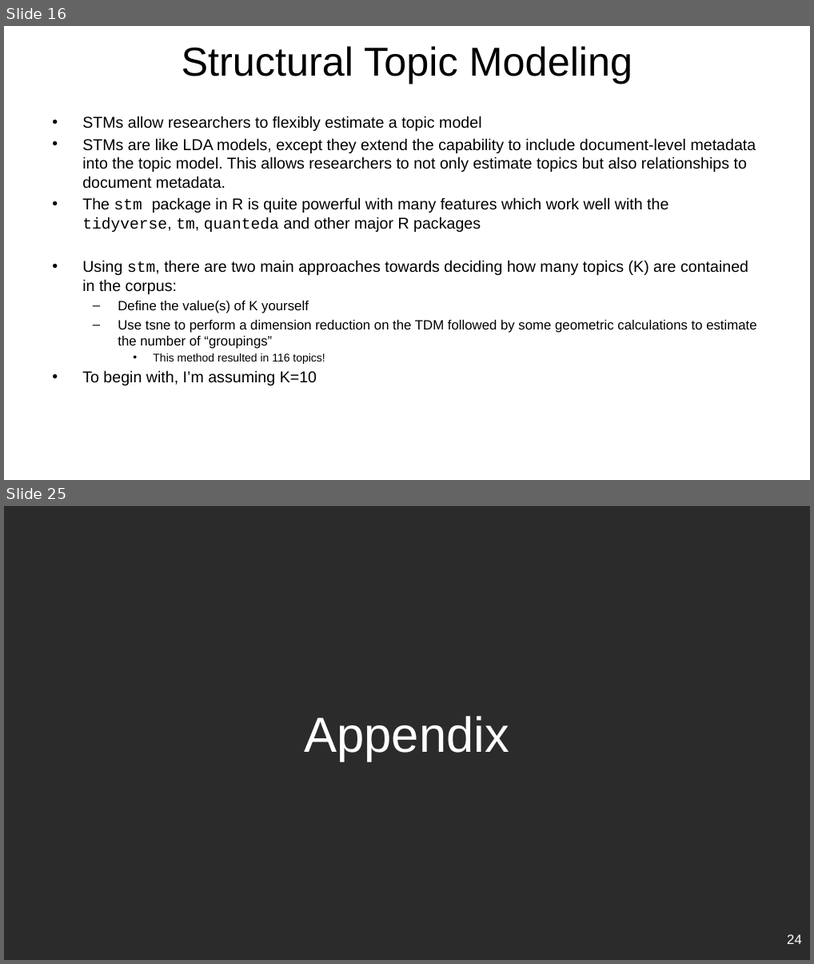
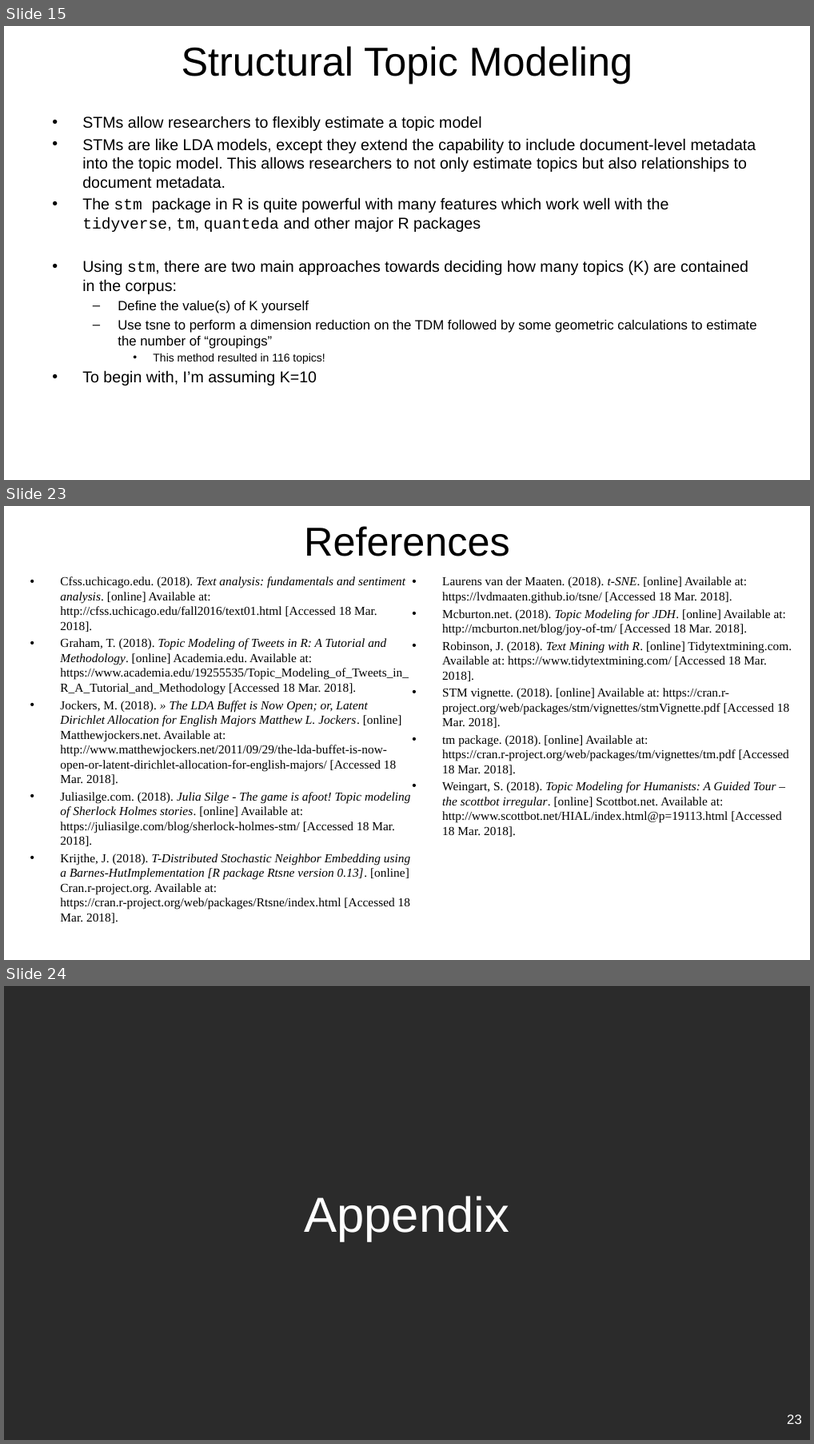
Before and after one commit to rsangole/453_TextAnalysis_FinalProject, a slide deck: reports/Final Report.pptx. Shown one above the other, each under a label of ours: slides 16 and 25 before the commit, slides 15, 23 and 24 after it; the slides between them are not shown. The pictures are 814x964 and 814x1444 pixels, drawn with LibreOffice and Linux fonts; fonts in the diff are those of the drawing; background and template pictures are left out; a plain dark background stands for a picture behind light text. Boxes give left, top, right and bottom in pixels: in the first picture for what was removed or moved away, otherwise in the second. Text is boxed around its words. In the diff, an @@ line names an element or a change of style, - is before the commit and + after.

```diff
--- a/reports/Final Report.pptx
+++ b/reports/Final Report.pptx
@@ slide 23 added at box(4, 506, 810, 960), background picture (left out) @@
@@ title added at box(304, 526, 510, 556), 36 pt, text #000000 @@
+References
@@ text added at box(60, 576, 792, 923), 11 pt, text #000000 @@
+• Cfss.uchicago.edu. (2018). Text analysis: fundamentals and sentiment analysis. [online] Available at: http://cfss.uchicago.edu/fall2016/text01.html [Accessed 18 Mar. 2018].
+• Graham, T. (2018). Topic Modeling of Tweets in R: A Tutorial and Methodology. [online] Academia.edu. Available at: https://www.academia.edu/19255535/Topic_Modeling_of_Tweets_in_R_A_Tutorial_and_Methodology [Accessed 18 Mar. 2018].
+• Jockers, M. (2018). » The LDA Buffet is Now Open; or, Latent Dirichlet Allocation for English Majors Matthew L. Jockers. [online] Matthewjockers.net. Available at: http://www.matthewjockers.net/2011/09/29/the-lda-buffet-is-now-open-or-latent-dirichlet-allocation-for-english-majors/ [Accessed 18 Mar. 2018].
+• Juliasilge.com. (2018). Julia Silge - The game is afoot! Topic modeling of Sherlock Holmes stories. [online] Available at: https://juliasilge.com/blog/sherlock-holmes-stm/ [Accessed 18 Mar. 2018].
+• Krijthe, J. (2018). T-Distributed Stochastic Neighbor Embedding using a Barnes-HutImplementation [R package Rtsne version 0.13]. [online] Cran.r-project.org. Available at: https://cran.r-project.org/web/packages/Rtsne/index.html [Accessed 18 Mar. 2018].
+• Laurens van der Maaten. (2018). t-SNE. [online] Available at: https://lvdmaaten.github.io/tsne/ [Accessed 18 Mar. 2018].
+• Mcburton.net. (2018). Topic Modeling for JDH. [online] Available at: http://mcburton.net/blog/joy-of-tm/ [Accessed 18 Mar. 2018].
+• Robinson, J. (2018). Text Mining with R. [online] Tidytextmining.com. Available at: https://www.tidytextmining.com/ [Accessed 18 Mar. 2018].
+• STM vignette. (2018). [online] Available at: https://cran.r-project.org/web/packages/stm/vignettes/stmVignette.pdf [Accessed 18 Mar. 2018].
+• tm package. (2018). [online] Available at: https://cran.r-project.org/web/packages/tm/vignettes/tm.pdf [Accessed 18 Mar. 2018].
+• Weingart, S. (2018). Topic Modeling for Humanists: A Guided Tour – the scottbot irregular. [online] Scottbot.net. Available at: http://www.scottbot.net/HIAL/index.html@p=19113.html [Accessed 18 Mar. 2018].
@@ page number added at box(582, 926, 770, 950), 12 pt, text #FFFFFF @@
+22
@@ what was slide 16 is now slide 15 @@
@@ what was slide 25 is now slide 24 @@
@@ page number at box(787, 1414, 802, 1424): text changed @@
-24
+23
```
Also in this commit, not shown: 6 slides changed, 5 other slides added, 7 slides removed, 6 other files.
